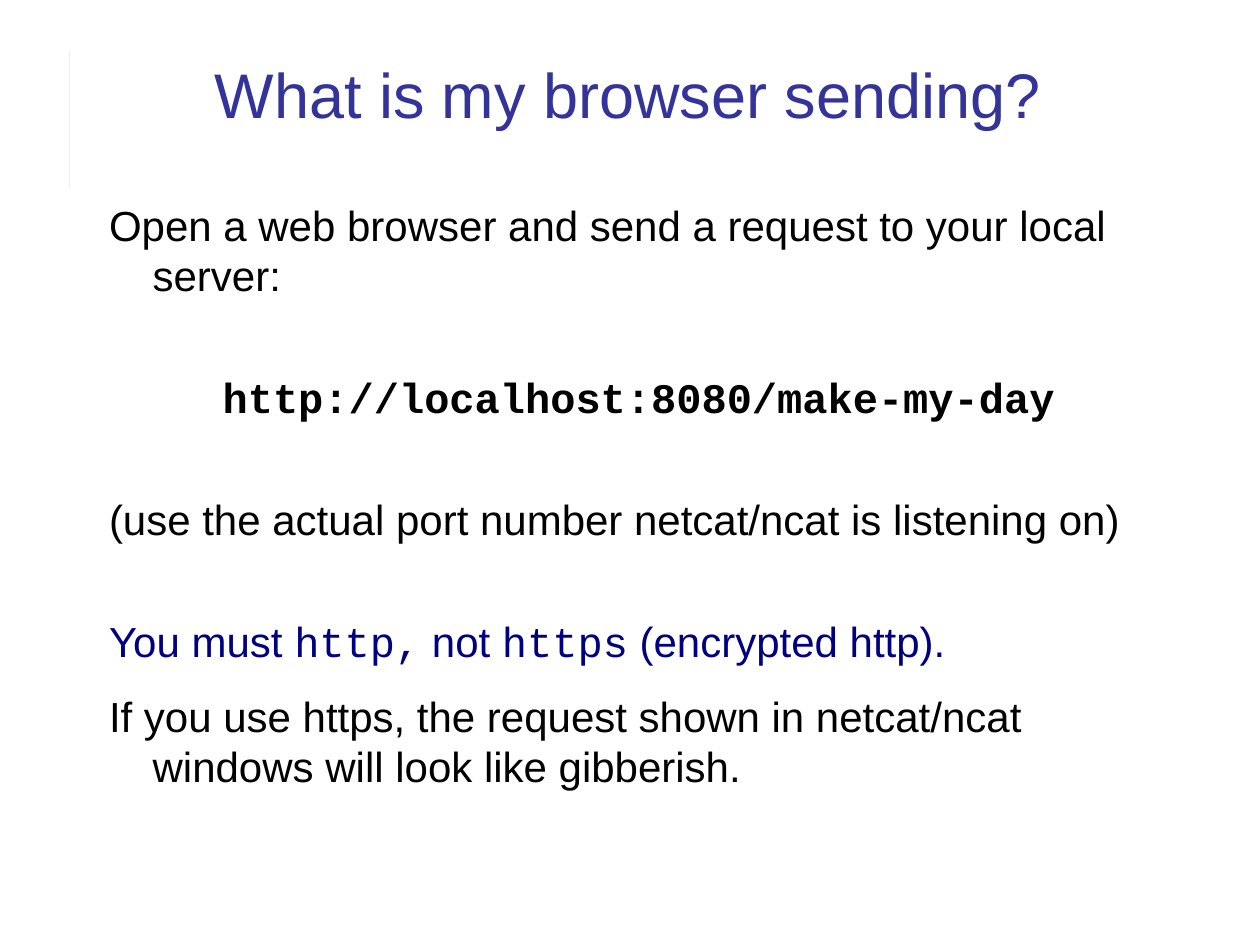
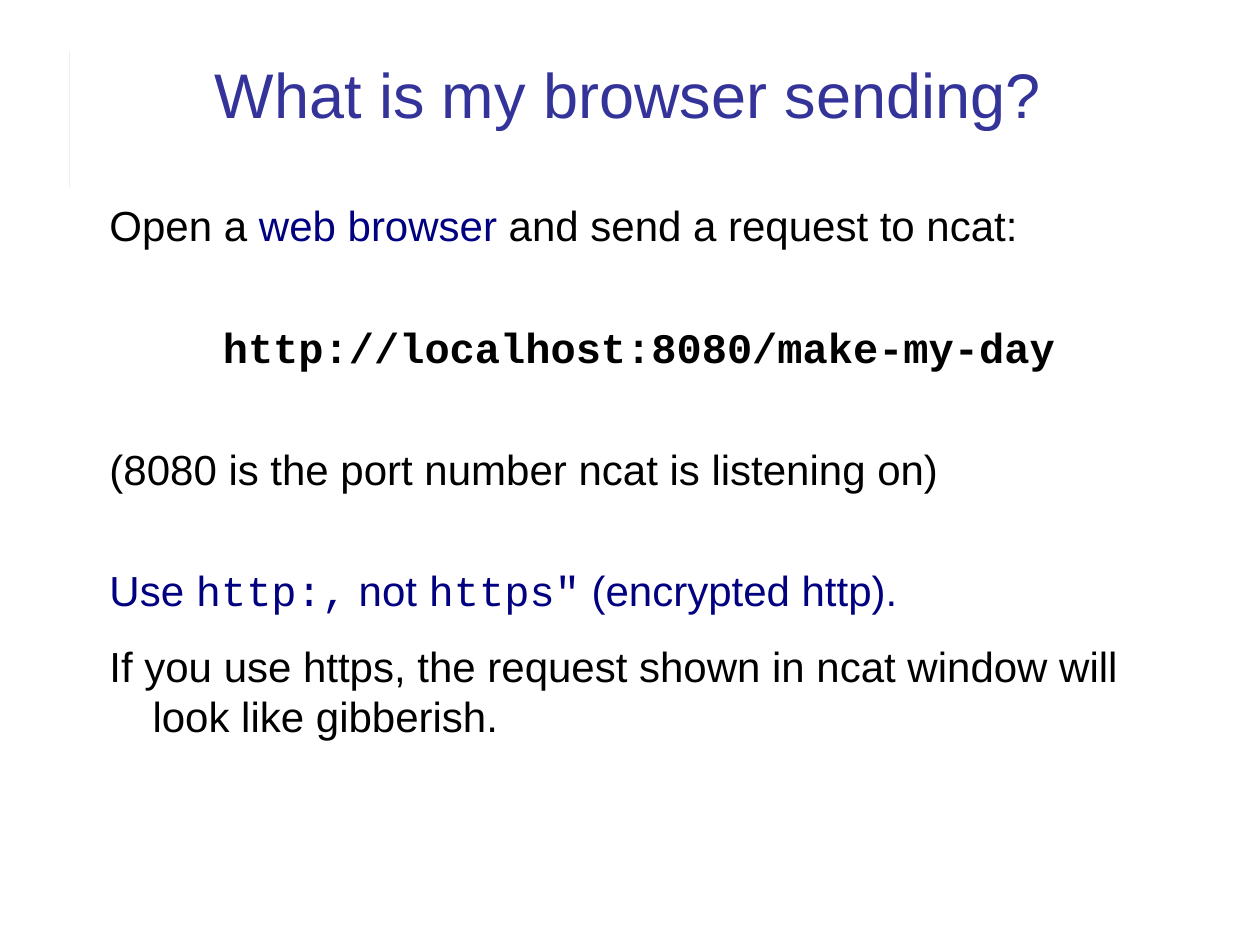
Before and after one commit to cpske/ISP, a slide deck: slide 6 of web/HTTP-in-Action.ppt. Drawn at 1260x945 pixels with LibreOffice and Linux fonts; fonts in the diff are those of the drawing. Boxes give left, top, right and bottom in pixels: in the first picture for what was removed or moved away, otherwise in the second. Text is boxed around its words. In the diff, an @@ line names an element or a change of style, - is before the commit and + after.

Commit message:
add HTTP exercises & clean-up text

```diff
--- a/web/HTTP-in-Action.ppt
+++ b/web/HTTP-in-Action.ppt
@@ text at (109, 210, 1017, 249): text changed @@
-Open a web browser and send a request to your local server:
+Open a web browser and send a request to ncat:
@@ text at (223, 332, 1055, 372): indent changed @@
@@ text at (109, 454, 1117, 741): text changed @@
-(use the actual port number netcat/ncat is listening on)
-You must http, not https (encrypted http).
-If you use https, the request shown in netcat/ncat windows will look like gibberish.
+(8080 is the port number ncat is listening on)
+Use http:, not https" (encrypted http).
+If you use https, the request shown in ncat window will look like gibberish.
```
Also in this commit, not shown: 13 other slides changed, 6 slides added, 3 other files.
